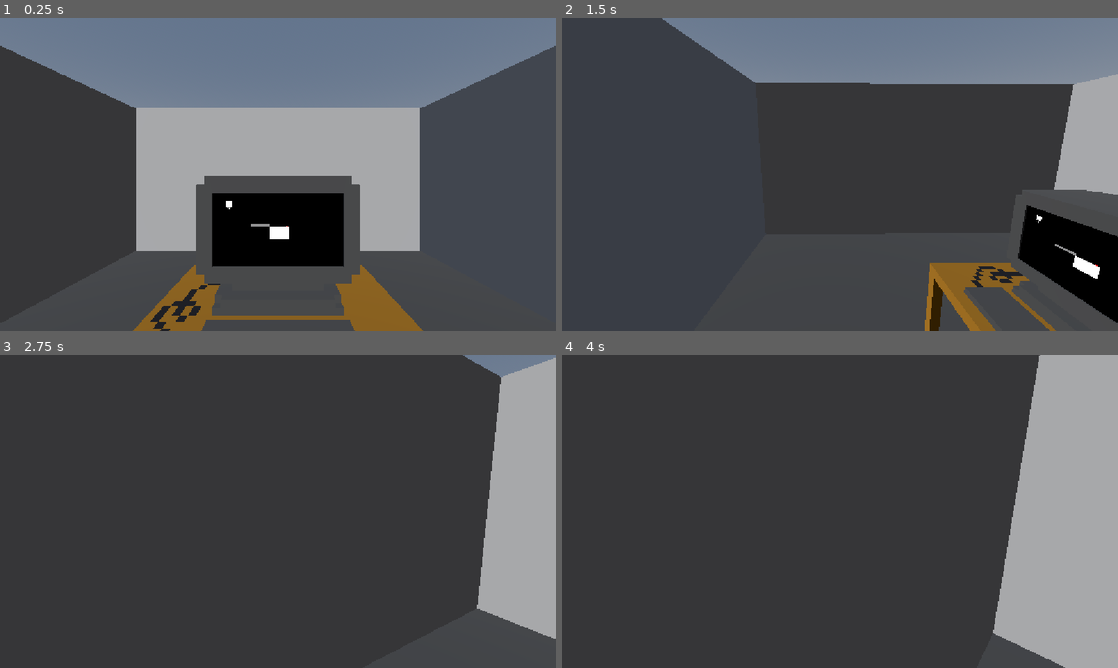
Above: before the commit, frames 1-4 (two rows, left to right).
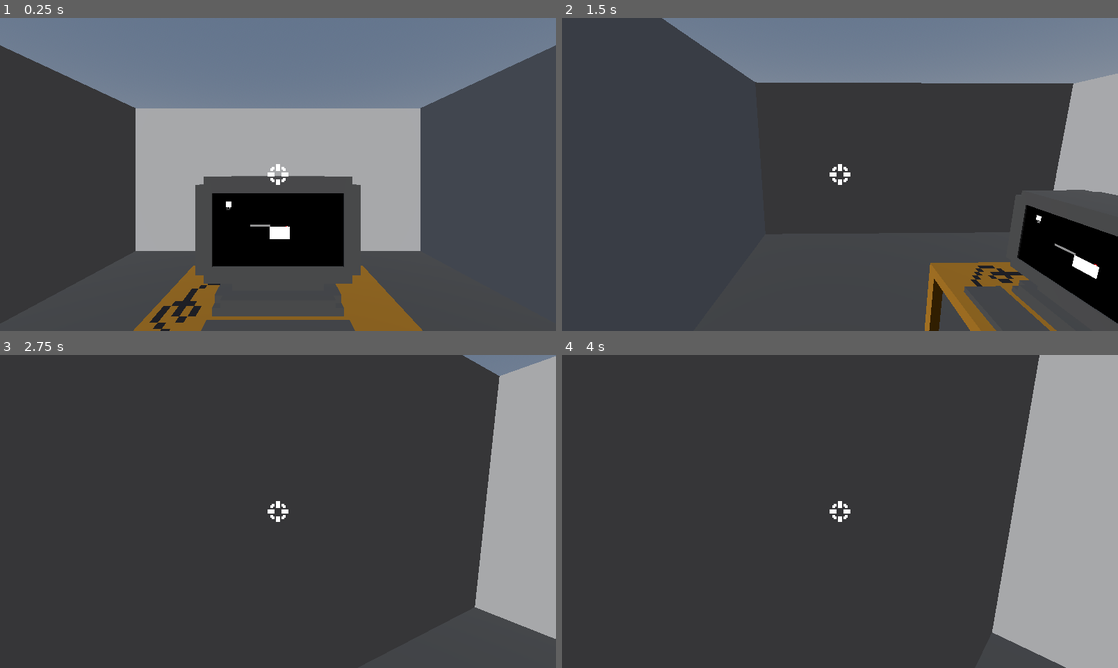
Above: after the commit, the same moments.

Repository: maxwaldman8/gmtk-2026
Game: Godot game, scene res://scenes/room.tscn
Same seed, same stepped clock (60 frames per second), same inputs: the game is played once before the commit and once after it.
Inputs (mouse positions are in pixels of both pictures, inside the frame that each line leads up to):
- Up to frame 1 (0.25 s): no input
- Up to frame 2 (1.5 s): tap Enter at 0.5 s; move the mouse to (962, 158) at 0.52 s; press the mouse at (962, 158) at 0.53 s; hold D (right) 0.53-1.28 s; tap Space (jump) at 0.77 s; move the mouse to (812, 174) at 1.27 s; release the mouse at (812, 174) at 1.28 s; hold W (forward) from 1.28 s (still down); click (812, 174) at 1.35 s
- Up to frame 3 (2.75 s): keep holding W (forward); tap Space (jump) at 1.52 s; move the mouse to (289, 505) at 2.02 s; press the mouse at (289, 505) at 2.03 s
- Up to frame 4 (4 s): keep holding W (forward); move the mouse to (834, 517) at 2.77 s; release the mouse at (834, 517) at 2.78 s; click (834, 517) at 2.85 s; tap Space (jump) at 3.02, 3.5, 3.77 s; move the mouse to (878, 514) at 3.52 s; press the mouse at (878, 514) at 3.53 s

The runs differ from the first frame. In frame 1, 0.6% of the frame differs, in the area x 0-100%, y 8-100%; in frame 2, 0.5%; in frame 3, 0.5%; in frame 4, 0.2%.

Commit message:
crosshair

Diff:
--- a/game-game/project.godot
+++ b/game-game/project.godot
@@ -17,8 +17,8 @@
 
 [display]
 
-window/stretch/mode="canvas_items"
-window/stretch/aspect="expand"
+window/stretch/mode="viewport"
+window/stretch/scale_mode="integer"
 
 [input]
 
--- a/game-game/scenes/room.tscn
+++ b/game-game/scenes/room.tscn
@@ -3,6 +3,7 @@
 [ext_resource type="PackedScene" uid="uid://b8fihxtag443g" path="res://scenes/player.tscn" id="1_36trf"]
 [ext_resource type="ArrayMesh" uid="uid://co206ettiprmy" path="res://statues/room.obj" id="2_ffxv4"]
 [ext_resource type="PackedScene" uid="uid://bm5ae52p08ktu" path="res://scenes/screen/screen.tscn" id="3_14vil"]
+[ext_resource type="Texture2D" uid="uid://bx0hpkmnnefxj" path="res://sprites/Crosshair Draft.png" id="4_14vil"]
 
 [sub_resource type="WorldBoundaryShape3D" id="WorldBoundaryShape3D_nrlmu"]
 
@@ -53,7 +54,7 @@
 transform = Transform3D(1, 0, 0, 0, 1, 0, 0, 0, 1, 0, 0.4, -3.2)
 shape = SubResource("ConcavePolygonShape3D_ffxv4")
 
-[node name="Sprite3D" type="Sprite3D" parent="." unique_id=187814192]
+[node name="ScreenSprite" type="Sprite3D" parent="." unique_id=187814192]
 transform = Transform3D(0.14, 0, 0, 0, 0.14, 0, 0, 0, 0.14, 0.004466966, 1.6515527, -3.0239866)
 texture = SubResource("ViewportTexture_14vil")
 
@@ -62,3 +63,11 @@
 size = Vector2i(1152, 648)
 
 [node name="Screen" parent="SubViewport" unique_id=2111894068 instance=ExtResource("3_14vil")]
+
+[node name="GUI" type="CanvasLayer" parent="." unique_id=1432570367]
+
+[node name="Crosshair" type="Sprite2D" parent="GUI" unique_id=1771887073]
+texture_filter = 1
+position = Vector2(576.00006, 324)
+scale = Vector2(3, 3)
+texture = ExtResource("4_14vil")
